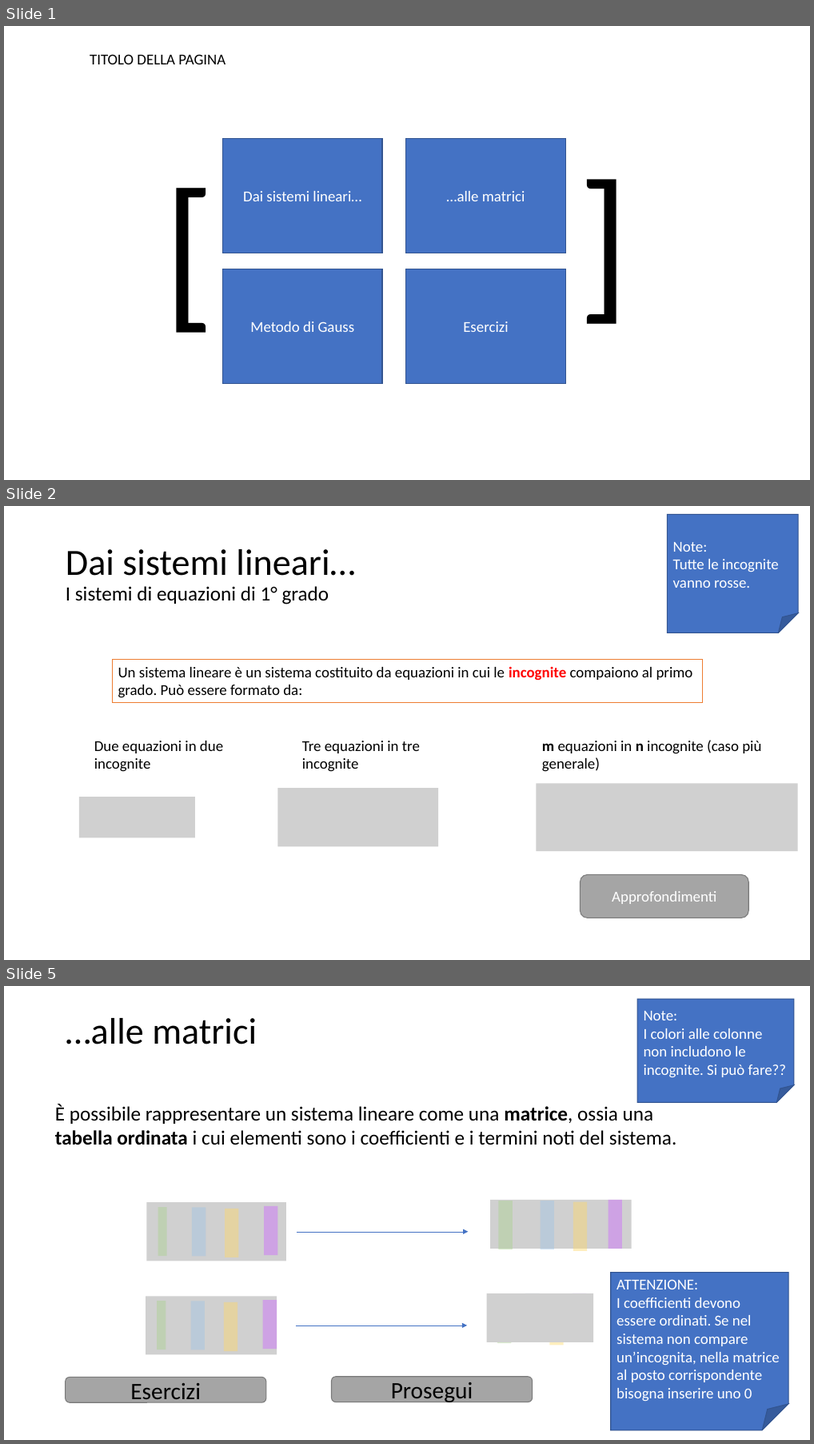
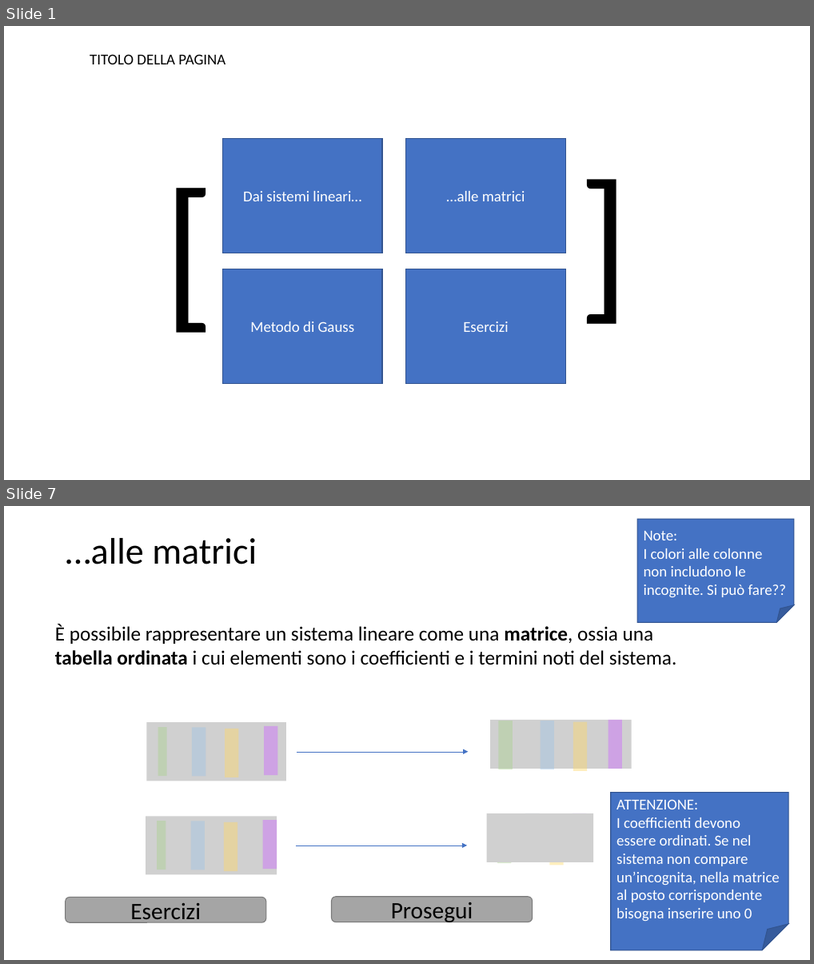
Before and after one commit to matteodelv/GaussLinearSystems, a slide deck: Presentazione.pptx. Shown one above the other, each under a label of ours: slides 1, 2 and 5 before the commit, slides 1 and 7 after it; the slides between them are not shown. The pictures are 814x1444 and 814x964 pixels, drawn with LibreOffice and Linux fonts; fonts in the diff are those of the drawing; grey boxes stand for pictures. Boxes give left, top, right and bottom in pixels: in the first picture for what was removed or moved away, otherwise in the second. Text is boxed around its words. In the diff, an @@ line names an element or a change of style, - is before the commit and + after.

Commit message:
Aggiornamento della prima parte sui sistemi

```diff
--- a/Presentazione.pptx
+++ b/Presentazione.pptx
@@ slide 2 removed at <box>4,506,810,960</box>, background #FFFFFF @@
@@ folded corner removed at <box>668,515,799,633</box> @@
-Note:
-Tutte le incognite vanno rosse.
@@ title removed at <box>66,549,355,604</box> @@
-Dai sistemi lineari…
-I sistemi di equazioni di 1° grado
@@ rectangle removed at <box>112,660,703,703</box> @@
-Un sistema lineare è un sistema costituito da equazioni in cui le incognite compaiono al primo grado. Può essere formato da:
@@ text removed at <box>94,740,223,772</box> @@
-Due equazioni in due incognite
@@ text removed at <box>302,740,420,772</box> @@
-Tre equazioni in tre incognite
@@ text removed at <box>542,740,762,772</box> @@
-m equazioni in n incognite (caso più generale)
@@ picture removed at <box>278,788,439,847</box> @@
@@ picture removed at <box>536,783,798,851</box> @@
@@ picture removed at <box>79,797,195,838</box> @@
@@ rounded rectangle removed at <box>581,875,750,917</box> @@
-Approfondimenti
@@ what was slide 5 is now slide 7 @@
```
Also in this commit, not shown: 2 slides changed, 6 slides added, 1 other slide removed.
